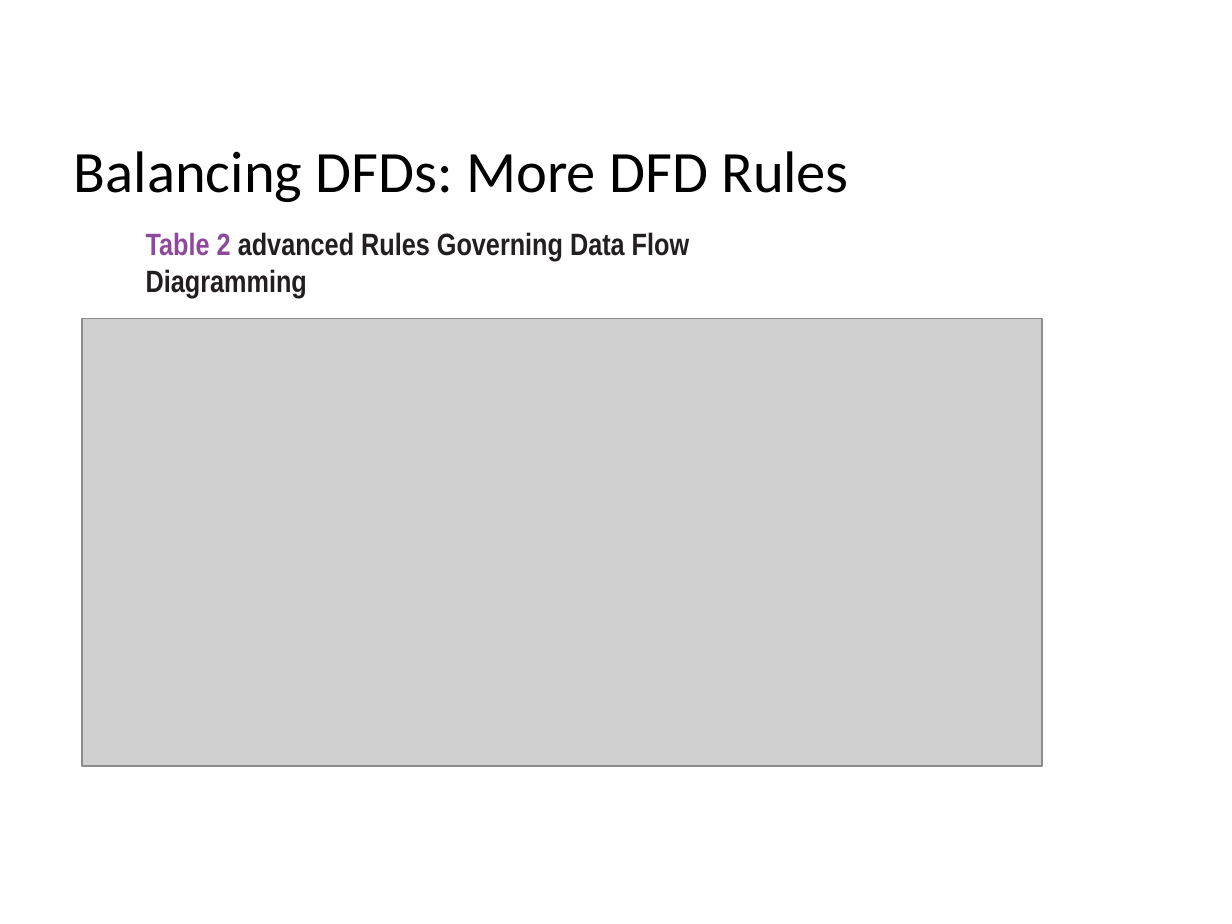
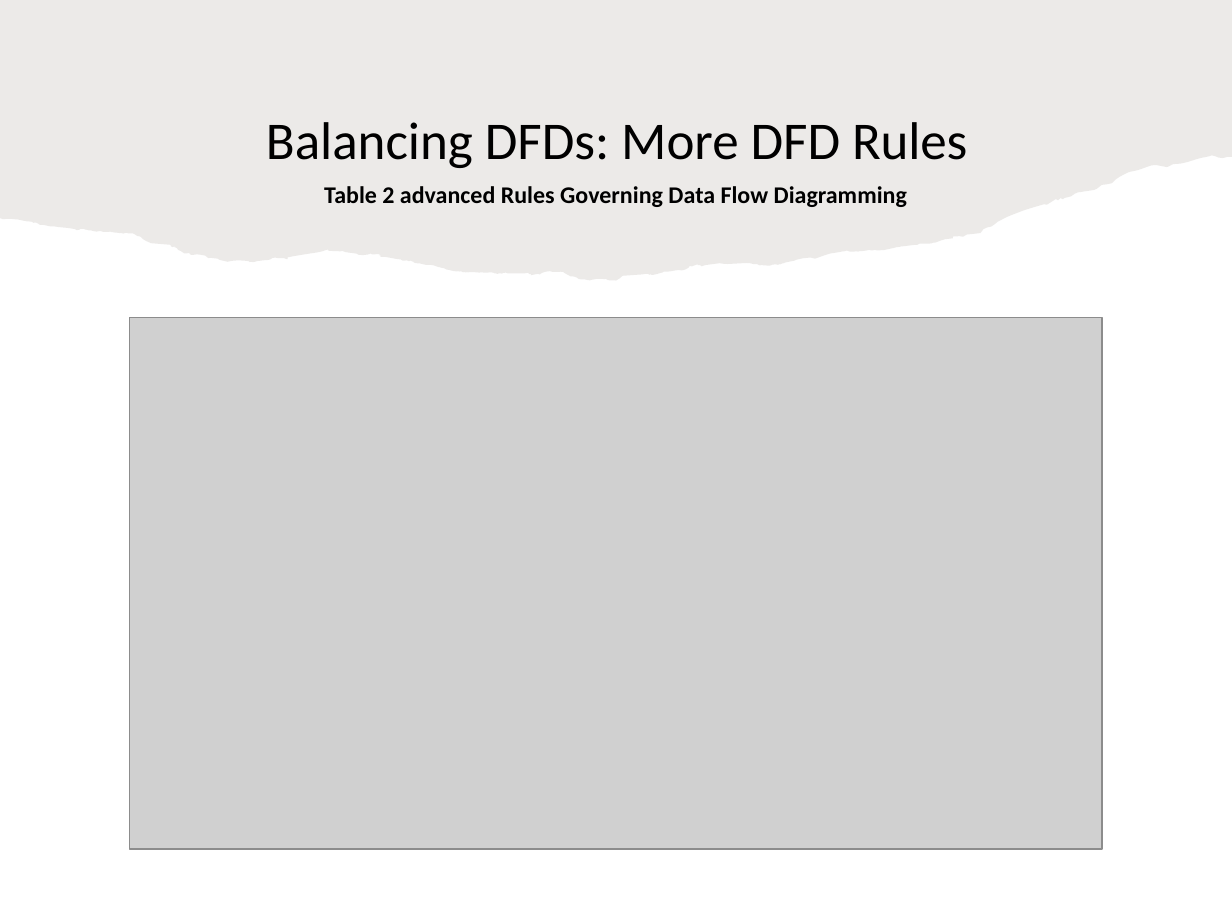
Before and after one commit to weiliang1995/UPM-Master-Software-Engineering-Course, a slide deck: slide 28 of SWE5300/Chapter 3-2 Software Analysis Requirements.pptx (slide 27 before the commit). Drawn at 1232x924 pixels with LibreOffice and Linux fonts; fonts in the diff are those of the drawing; grey boxes stand for pictures. Boxes give left, top, right and bottom in pixels: in the first picture for what was removed or moved away, otherwise in the second. Text is boxed around its words. In the diff, an @@ line names an element or a change of style, - is before the commit and + after.

```diff
--- a/SWE5300/Chapter 3-2 Software Analysis Requirements.pptx
+++ b/SWE5300/Chapter 3-2 Software Analysis Requirements.pptx
@@ freeform shape added at [0,0,1232,281], fill #82766A at 15% opacity @@
@@ title "Balancing DFDs: More DFD Rules": place and size @@
-title "Balancing DFDs: More DFD Rules" at [74,151,848,202]
+title "Balancing DFDs: More DFD Rules" at [266,122,967,168]
@@ title "Balancing DFDs: More DFD Rules" at [266,122,967,168]: size 34.2 to 31 pt; alignment left to centre; line spacing 1 to 0.9; vertical alignment middle to bottom @@
@@ text "Table 2 advanced Rules Governing ...": place and size @@
-text "Table 2 advanced Rules Governing ..." at [146,232,689,298]
+text "Table 2 advanced Rules Governing ..." at [324,186,907,207]
@@ text "Table 2 advanced Rules Governing ..." at [324,186,907,207]: size 18 to 14 pt, font Arial Narrow to Calibri; text colour #8F499C to #000000 in "Table 2"; text colour #231F20 to #000000 in "advanced Rules Governing Data Flow Diagramming"; alignment left to centre; line spacing 1 to 0.9; more space between paragraphs @@
@@ picture: place and size @@
-picture at [83,318,1042,766]
+picture at [129,317,1101,849]
```
Also in this commit, not shown: 7 other slides changed, 9 slides added, 5 slides removed, 4 other files.
